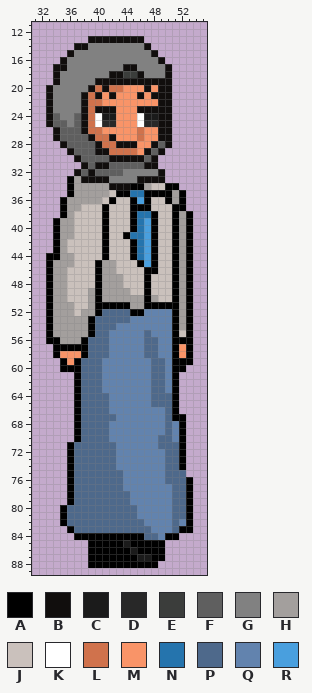
Sprite sheet: 31 Days/Assets/Sprites/NPCs/Cass.png. This is how it looked before the edit.
The file is 90x90 pixels. Colours within 5 levels of each other are drawn and written as one. Shown: x 31..55, y 11..89.
Palette (. is transparent): A #000000  B #110e0d  C #1b1b1b  D #282828  E #3b3d3b  F #5f5f5f  G #818181  H #a39f9d  J #cac1bc  K #ffffff  L #d0724c  M #f99468  N #2574ad  P #4e698b  Q #6283ae  R #499fde
Pixels before, first column x 33:
13 ......BBBBBBBB.......
14 ....BBGGGGGGGGB......
15 ...BGGGGGGGGGGGB.....
16 ..BGGGGGGGGGGGGGB....
17 .BBGGGGGGGGBBGGGGB...
18 .BGGGGGGGBBEEBGGGB...
19 .BGGGGGBBBBBBBBBBB...
20 BGGGGGBLBLLMMMBMBB...
21 BGGGGBLBMBMMMBMBBB...
22 BGGGGBLLMMMMMMMMBB...
23 BGGGGBLBBBMMMBBBBB...
24 BFGGFBLKCCMMMKCCBB...
25 BFFGFBLKDDMMMKDDBB...
26 .BFFFBLLMMMMMLMMBB...
27 .BFFFFBLLBMMMLMMBB...
28 ..BFFFFBLLBBBMMBFB...
29 ...BFFFBBLLLLMBFB....
30 ....BFFFFBBBBBFB.....
31 .....BFBBFFFFFBB.....
32 ....BFBFFFFGGGGGB....
33 ...AHBBBBGGGGBBBB....
34 ...AHHHHHBBBAAHJJAA..
35 ...AHHHHHJAANNAAAAHA.
36 ..AHHHHHJAJJARAJJAHA.
37 ..AHHJJJAJJJAAAJJJAA.
38 ..AHJJJJAJJJANNAJJAHA
39 .AHHJJJJAJJJANRAJJAHA
40 .AHHJJJJAJJJANRAJJAHA
41 .AHHJJJJAJJANNRAJJAHA
42 .AHJJJJJAJJJANRAJJAHA
43 .AHJJJJJAJJJANRAJJAHA
44 AAHHJJJJAJJJANRAJJAHA
45 AHHHJJJAHHJJJARAJJAHA
46 AHHJJJJAHHJJJJAAJJAHA
47 AHHJJJJAHHHJJJAJJJAHA
48 AHHJJJJAHHHJJJAJJJAHA
49 AHHJJJHAHHHHJJAJJJAHA
50 AHHJJJHAHHHHHHAHJJAHA
51 AHHHJJHAAAAAHHAAAAAHA
52 AHHHJHHAPPPPAAQQQQAHA
53 AHHHHHAPPPPPQQQQQQAHA
54 AHHHHHAPPPQQQQQQQQAHA
55 AHHHHHAPPQQQQQPQQQAJA
56 AAHHHAPPPQQQQQPPQQAAA
57 .AAAAAPPPQQQQQPPQQAMA
58 .AMMMAPPPQQQQQPPQQAMA
59 ..AMAPPPQQQQQQQPPQAAA
60 ..AAAPPPQQQQQQQPPQAA.
61 ....APPPQQQQQQQPPQA..
62 ....APPPQQQQQQQPPQA..
63 ....APPPQQQQQQQPPQA..
64 ....APPPPQQQQQQPPPA..
65 ....APPPPQQQQQQPPPA..
66 ....APPPPQQQQQQQQPA..
67 ....APPPPPQQQQQQQPAA.
68 ....APPPPQQQQQQQQPQA.
69 ....APPPPQQQQQQQQPQA.
70 ....APPPPQQQQQQQPPQA.
71 ...APPPPPPQQQQQQPPPA.
72 ...APPPPPPQQQQQQQPPA.
73 ...APPPPPPQQQQQQQPPA.
74 ...APPPPPPQQQQQQQPPA.
75 ...APPPPPPPQQQQQQPPP.
76 ...APPPPPPPQQQQQQPPPA
77 ...APPPPPPPQQQQQQQPPA
78 ...APPPPPPPPQQQQQQPPA
79 ...APPPPPPPPQQQQQQPPA
80 ..APPPPPPPPPPQQQQQPPA
81 ..APPPPPPPPPPQQQQQPPA
82 ..APPPPPPPPPPPQQQQPQA
83 ...APPPPPPPPPPPQQQPAA
84 ....AAAAAAAAAAPPQAA..
85 ......AAAAACAAAAA....
86 ......AAAAAACAAAA....
87 ......AAAAAAACCAA....
88 ......AAAAAAAAAA.....
New version:
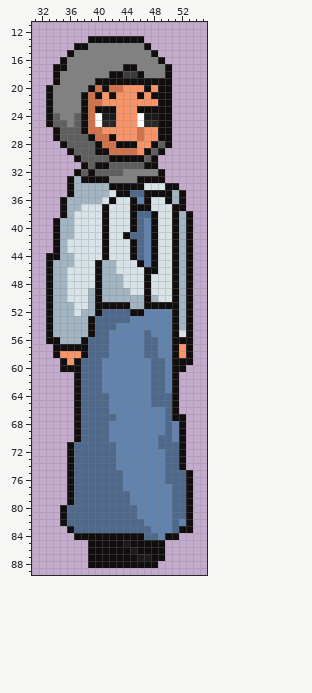
Edits made:
colour H: #a39f9d -> #a2b5c3
colour J: #cac1bc -> #d8e3e8
y 33: x 36 A -> B
y 34: x 36 A -> B; x 45..47 AAH -> BBJ; x 50..51 AA -> BB
y 35: x 36 A -> B; x 43..50 AANNAAAA -> BBPPBBBB; x 52 A -> B
y 36: x 35 A -> B; x 42 A -> B; x 45..47 ARA -> BQB; x 50 A -> B; x 52 A -> B
y 37: x 35 A -> B; x 41 A -> B; x 45..47 AAA -> BBB; x 51..52 AA -> BB
y 38: x 35 A -> B; x 41 A -> B; x 45..48 ANNA -> BPPB; x 51 A -> B; x 53 A -> B
y 39..40: x 34 A -> B; x 41 A -> B; x 45..48 ANRA -> BPQB; x 51 A -> B; x 53 A -> B
y 41: x 34 A -> B; x 41 A -> B; x 44..48 ANNRA -> BPPQB; x 51 A -> B; x 53 A -> B
y 42..43: x 34 A -> B; x 41 A -> B; x 45..48 ANRA -> BPQB; x 51 A -> B; x 53 A -> B
y 44: x 33..34 AA -> BB; x 41 A -> B; x 45..48 ANRA -> BPQB; x 51 A -> B; x 53 A -> B
y 45: x 33 A -> B; x 40 A -> B; x 46..48 ARA -> BQB; x 51 A -> B; x 53 A -> B
y 46: x 33 A -> B; x 40 A -> B; x 47..48 AA -> BB; x 51 A -> B; x 53 A -> B
y 47..50: x 33 A -> B; x 40 A -> B; x 47 A -> B; x 51 A -> B; x 53 A -> B
y 51: x 33 A -> B; x 40..44 AAAAA -> BBBBB; x 47..51 AAAAA -> BBBBB; x 53 A -> B
y 52: x 33 A -> B; x 40 A -> B; x 45..46 AA -> BB; x 51 A -> B; x 53 A -> B
y 53..55: x 33 A -> B; x 39 A -> B; x 51 A -> B; x 53 A -> B
y 56: x 33..34 AA -> BB; x 38 A -> B; x 51..53 AAA -> BBB
y 57: x 34..38 AAAAA -> BBBBB; x 51 A -> B; x 53 A -> B
y 58: x 34 A -> B; x 38 A -> B; x 51 A -> B; x 53 A -> B
y 59: x 35 A -> B; x 37 A -> B; x 51..53 AAA -> BBB
y 60: x 35..37 AAA -> BBB; x 51..52 AA -> BB
y 61..66: x 37 A -> B; x 51 A -> B
y 67: x 37 A -> B; x 51..52 AA -> BB
y 68..70: x 37 A -> B; x 52 A -> B
y 71..74: x 36 A -> B; x 52 A -> B
y 75: x 36 A -> B; x 53 . -> B
y 76..79: x 36 A -> B; x 53 A -> B
y 80..82: x 35 A -> B; x 53 A -> B
y 83: x 36 A -> B; x 52..53 AA -> BB
y 84: x 37..46 AAAAAAAAAA -> BBBBBBBBBB; x 50..51 AA -> BB
y 85: x 39..43 AAAAA -> BBBBB; x 45..49 AAAAA -> BBBBB
y 86: x 39..44 AAAAAA -> BBBBBB; x 46..49 AAAA -> BBBB
y 87: x 39..45 AAAAAAA -> BBBBBBB; x 48..49 AA -> BB
y 88: x 39..48 AAAAAAAAAA -> BBBBBBBBBB
